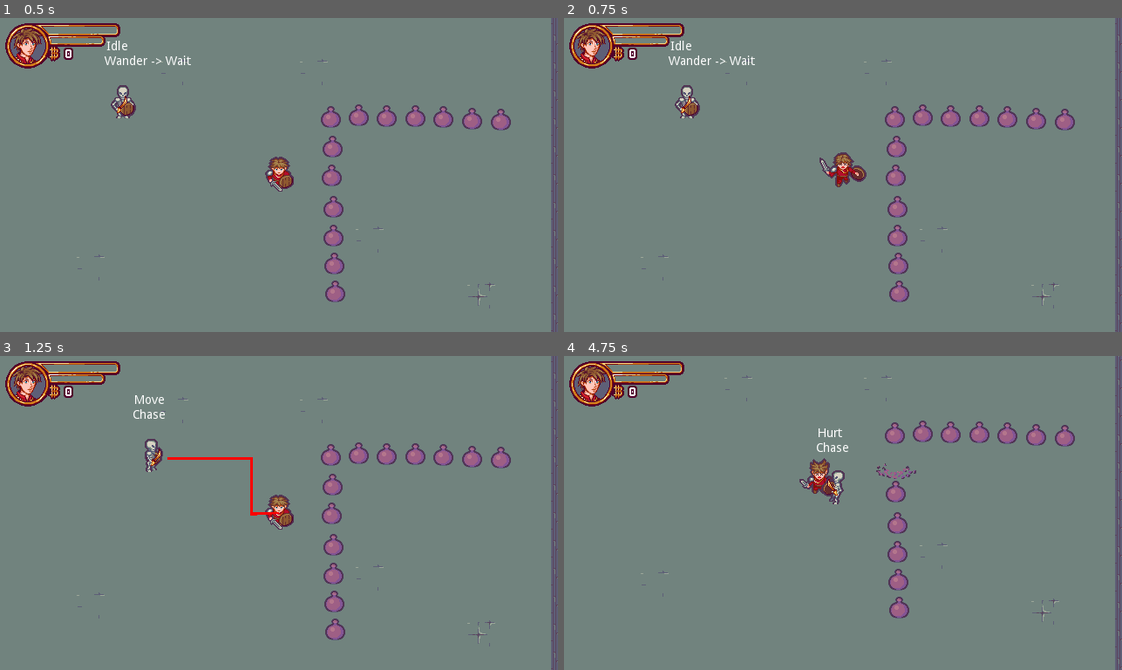
Above: before the commit, frames 1-4 (two rows, left to right).
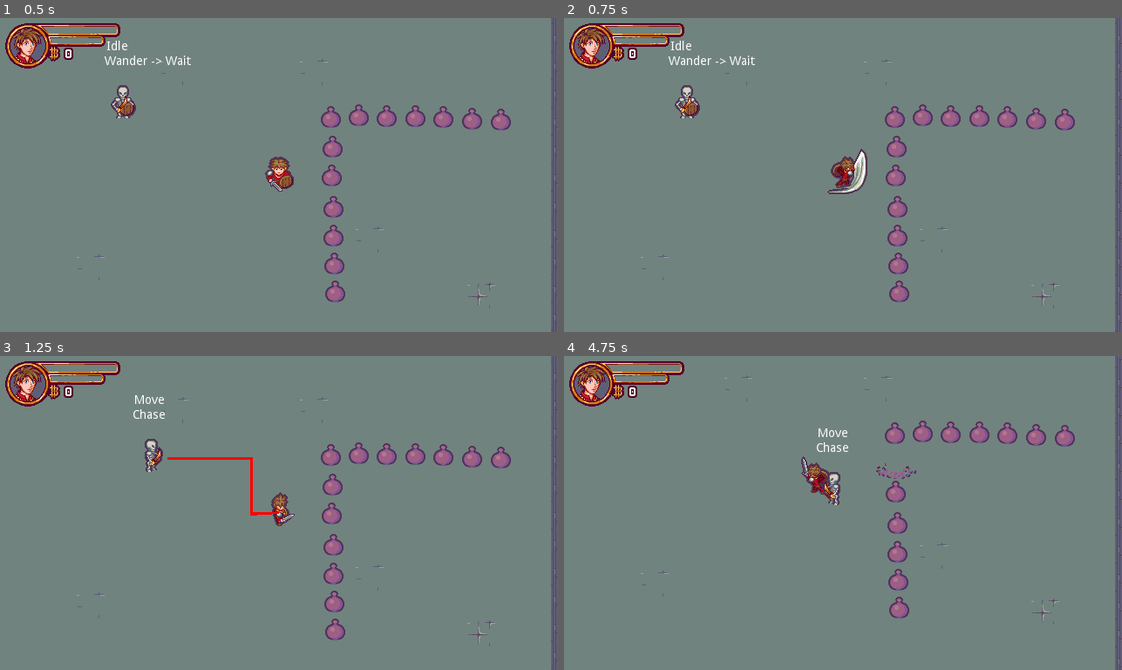
Above: after the commit, the same moments.

Repository: EvilYep/godot-rogue-like-tutorial
Game: Godot game, scene res://Scenes/Levels/Level.tscn
Same seed, same stepped clock (60 frames per second), same inputs: the game is played once before the commit and once after it. Sound files missing from this copy of the repository are replaced by a short silence.
Inputs:
- Up to frame 1 (0.5 s): no input
- Up to frame 2 (0.75 s): tap Enter (ui_accept) at 0.5 s; hold Right (ui_right) from 0.53 s (still down)
- Up to frame 3 (1.25 s): keep holding Right (ui_right); tap Enter (ui_accept) at 0.77 s
- Up to frame 4 (4.75 s): release Right (ui_right) at 1.28 s; hold Down (ui_down) 1.28-2.03 s; tap Enter (ui_accept) at 1.52, 3.02, 3.77, 4.52 s; hold Right (ui_right) 2.03-2.78 s; hold Up (ui_up) 2.78-3.53 s; hold Left (ui_left) from 3.53 s (still down)

Frame 1 is identical in both runs. In frame 2, 0.7% of the frame differs, in the area x 45-55%, y 41-57%; in frame 3, 0.3%; in frame 4, 0.7%.

Commit message:
hurt feedback shader & tween :waxing_crescent_moon:

Diff:
--- a/Scenes/Actors/Actor.gd
+++ b/Scenes/Actors/Actor.gd
@@ -5,6 +5,7 @@
 onready var state_machine = $StateMachine
 onready var animated_sprite = $AnimatedSprite
 onready var attack_hit_box = $AttackHitBox
+onready var tween = $Tween
 
 var dir_dict : Dictionary = {
 	"Left" : Vector2.LEFT,
@@ -66,6 +67,9 @@
 func _attack_effect() -> void:
 	var bodies_array = attack_hit_box.get_overlapping_bodies()
 	for body in bodies_array:
+		if body == self:
+			continue
+
 		if body.has_method("hurt"):
 			body.face_position(global_position)
 			body.hurt()
@@ -84,7 +88,13 @@
 	_hurt_feedback()
 
 func _hurt_feedback() -> void:
-	pass
+	tween.interpolate_property(animated_sprite.material, "shader_param/opacity", 0.0, 1.0, 0.1)
+	tween.start()
+
+	yield(tween, "tween_all_completed")
+
+	tween.interpolate_property(animated_sprite.material, "shader_param/opacity", 1.0, 0.0, 0.1)
+	tween.start()
 
 func face_position(pos: Vector2) -> void:
 	var dir = global_position.direction_to(pos)
--- a/Scenes/Actors/Actor.tscn
+++ b/Scenes/Actors/Actor.tscn
@@ -1,9 +1,10 @@
-[gd_scene load_steps=6 format=2]
+[gd_scene load_steps=7 format=2]
 
 [ext_resource path="res://Scenes/Actors/Actor.gd" type="Script" id=1]
 [ext_resource path="res://StateMachine/StateMachine.gd" type="Script" id=2]
 [ext_resource path="res://Scenes/Actors/States/ActorMoveState.gd" type="Script" id=3]
 [ext_resource path="res://StateMachine/State.gd" type="Script" id=4]
+[ext_resource path="res://Scenes/Actors/ColorFlashShaderMaterial.tres" type="Material" id=5]
 
 [sub_resource type="SpriteFrames" id=1]
 animations = [ {
@@ -17,6 +18,7 @@
 script = ExtResource( 1 )
 
 [node name="AnimatedSprite" type="AnimatedSprite" parent="."]
+material = ExtResource( 5 )
 frames = SubResource( 1 )
 animation = "IdleDown"
 __meta__ = {
@@ -54,3 +56,5 @@
 
 [node name="Hurt" type="Node" parent="StateMachine"]
 script = ExtResource( 4 )
+
+[node name="Tween" type="Tween" parent="."]
--- /dev/null
+++ b/Scenes/Actors/ColorFlashShaderMaterial.tres
@@ -0,0 +1,24 @@
+[gd_resource type="ShaderMaterial" load_steps=2 format=2]
+
+[sub_resource type="Shader" id=2]
+resource_local_to_scene = true
+code = "shader_type canvas_item;
+
+uniform vec4 flash_color : hint_color = vec4(1.0);
+uniform float opacity  : hint_range(0.0, 1.0) = 0.0;
+
+void fragment() {
+	vec4 current_color = texture(TEXTURE, UV);
+
+	if (current_color.a == 0.0) {
+		discard;
+	}
+
+	COLOR = mix(current_color, flash_color, opacity);
+}"
+
+[resource]
+resource_local_to_scene = true
+shader = SubResource( 2 )
+shader_param/flash_color = Color( 1, 1, 1, 1 )
+shader_param/opacity = 0.0
--- a/Scenes/Actors/Enemy/Skeleton/Skeleton.tscn
+++ b/Scenes/Actors/Enemy/Skeleton/Skeleton.tscn
@@ -10,6 +10,7 @@
 [ext_resource path="res://Scenes/Actors/Enemy/BehaviourStates/WanderState.gd" type="Script" id=8]
 [ext_resource path="res://Scenes/Actors/Enemy/BehaviourStates/AttackState.gd" type="Script" id=9]
 [ext_resource path="res://Scenes/Actors/Enemy/BehaviourStates/WaitState.gd" type="Script" id=10]
+[ext_resource path="res://Scenes/Actors/ColorFlashShaderMaterial.tres" type="Material" id=11]
 
 [sub_resource type="CircleShape2D" id=1]
 radius = 7.07107
@@ -22,6 +23,7 @@
 [sub_resource type="CircleShape2D" id=4]
 
 [node name="Skeleton" instance=ExtResource( 1 )]
+material = ExtResource( 11 )
 speed = 180.0
 
 [node name="AnimatedSprite" parent="." index="0"]
@@ -30,6 +32,9 @@
 [node name="CollisionShape2D" parent="." index="1"]
 scale = Vector2( 1, 1 )
 shape = SubResource( 1 )
+
+[node name="AttackHitBox" parent="." index="2"]
+visible = false
 
 [node name="CollisionShape2D" parent="AttackHitBox" index="0"]
 shape = SubResource( 2 )
@@ -76,6 +81,7 @@
 script = ExtResource( 5 )
 
 [node name="ChaseArea" parent="." index="5"]
+visible = false
 __meta__ = {
 "_edit_lock_": true
 }
@@ -85,6 +91,7 @@
 shape = SubResource( 3 )
 
 [node name="AttackArea" parent="." index="6"]
+visible = false
 __meta__ = {
 "_edit_lock_": true
 }
--- a/Scenes/Levels/Level.tscn
+++ b/Scenes/Levels/Level.tscn
@@ -13,6 +13,7 @@
 [ext_resource path="res://Scenes/Levels/CoinFactory.gd" type="Script" id=11]
 [ext_resource path="res://Scenes/Actors/Enemy/Skeleton/Skeleton.tscn" type="PackedScene" id=12]
 [ext_resource path="res://Scenes/Levels/Level.gd" type="Script" id=13]
+[ext_resource path="res://Scenes/Actors/ColorFlashShaderMaterial.tres" type="Material" id=14]
 
 [sub_resource type="ConvexPolygonShape2D" id=2]
 points = PoolVector2Array( 32, 32, 0, 32, 0, 0, 32, 0 )
@@ -499,6 +500,7 @@
 position = Vector2( 163, 150 )
 
 [node name="Player" parent="." instance=ExtResource( 1 )]
+material = ExtResource( 14 )
 position = Vector2( 648, 327 )
 
 [node name="UI_Container" type="CanvasLayer" parent="."]
@@ -550,4 +552,5 @@
 script = ExtResource( 11 )
 
 [node name="Skeleton" parent="." instance=ExtResource( 12 )]
+material = ExtResource( 14 )
 position = Vector2( 469, 246 )
Not shown: 1 places in Scenes/Actors/Enemy/Skeleton/Skeleton.tscn that only renumber resources
Not shown: 1 places in Scenes/Levels/Level.tscn that only renumber resources
